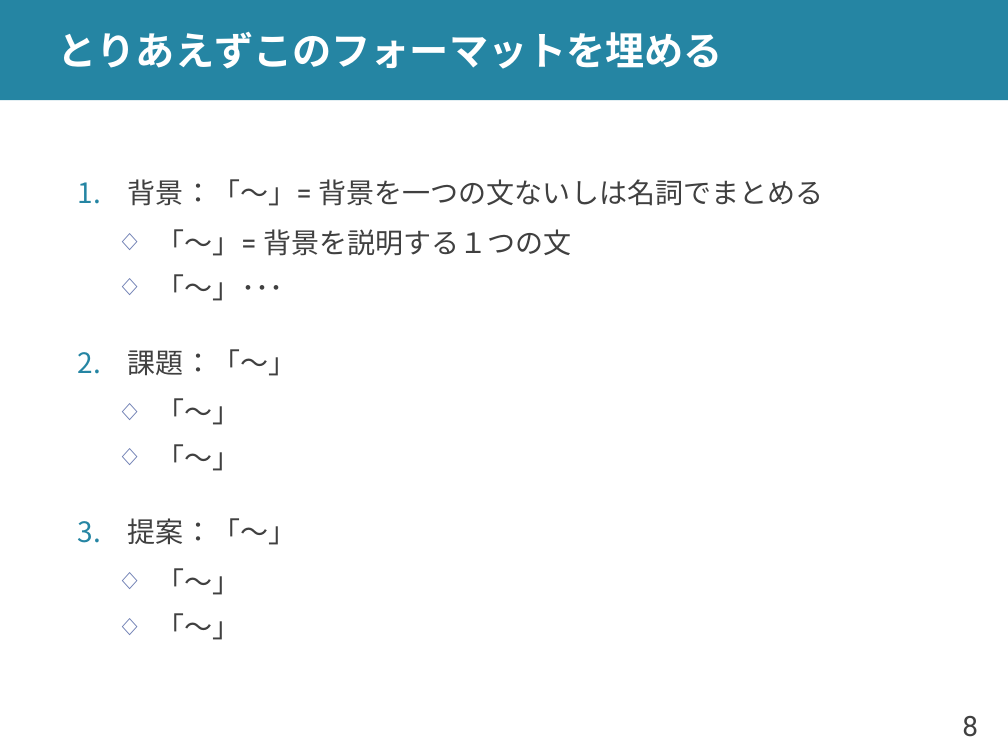
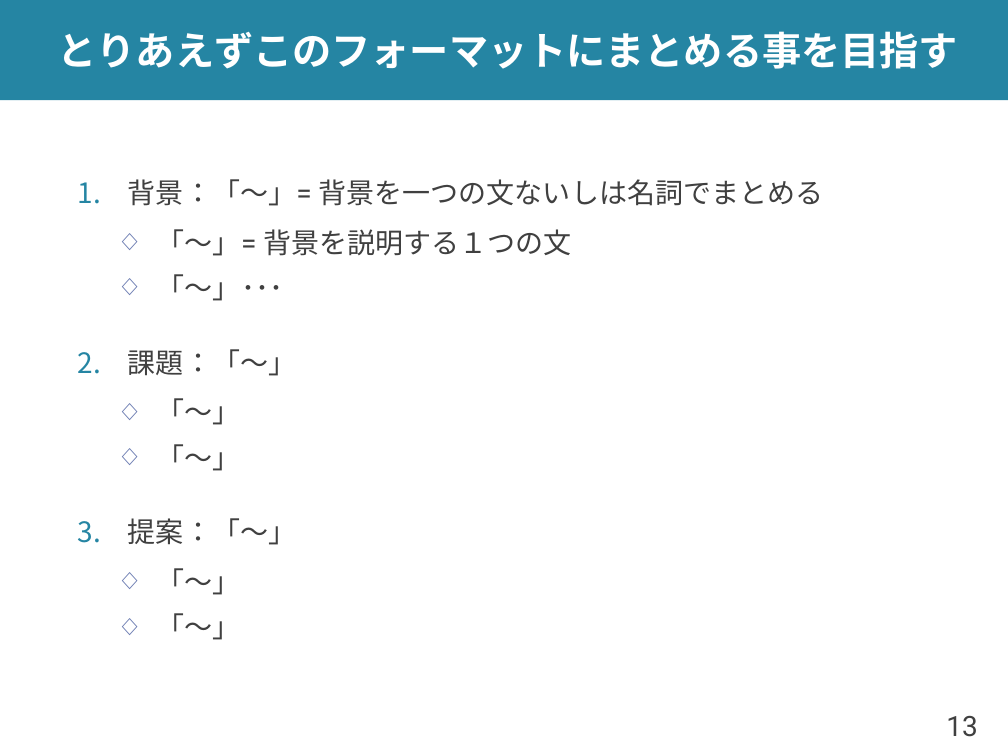
Before and after one commit to shioya-lab/how-to, a slide deck: slide 13 of plot.pptx (slide 8 before the commit). Drawn at 1008x756 pixels with LibreOffice and Linux fonts; fonts in the diff are those of the drawing. Boxes give left, top, right and bottom in pixels: in the first picture for what was removed or moved away, otherwise in the second. Text is boxed around its words. In the diff, an @@ line names an element or a change of style, - is before the commit and + after.

```diff
--- a/plot.pptx
+++ b/plot.pptx
@@ title at bbox=[58, 31, 958, 69]: text changed @@
-とりあえずこのフォーマットを埋める
+とりあえずこのフォーマットにまとめる事を目指す
@@ page number at bbox=[946, 716, 977, 737]: text changed @@
-8
+13
```
Also in this commit, not shown: 10 other slides changed, 3 slides added, 1 other file.
